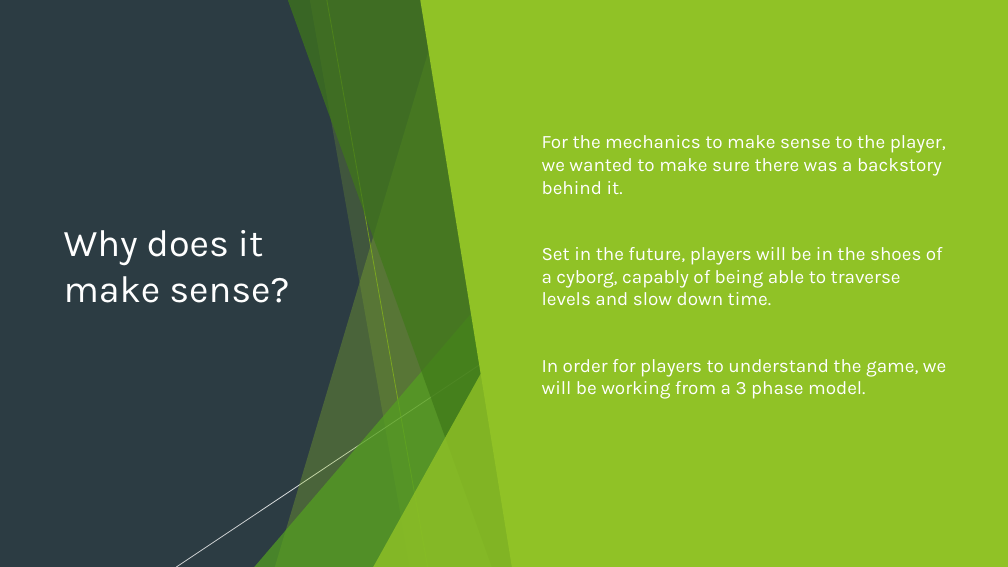
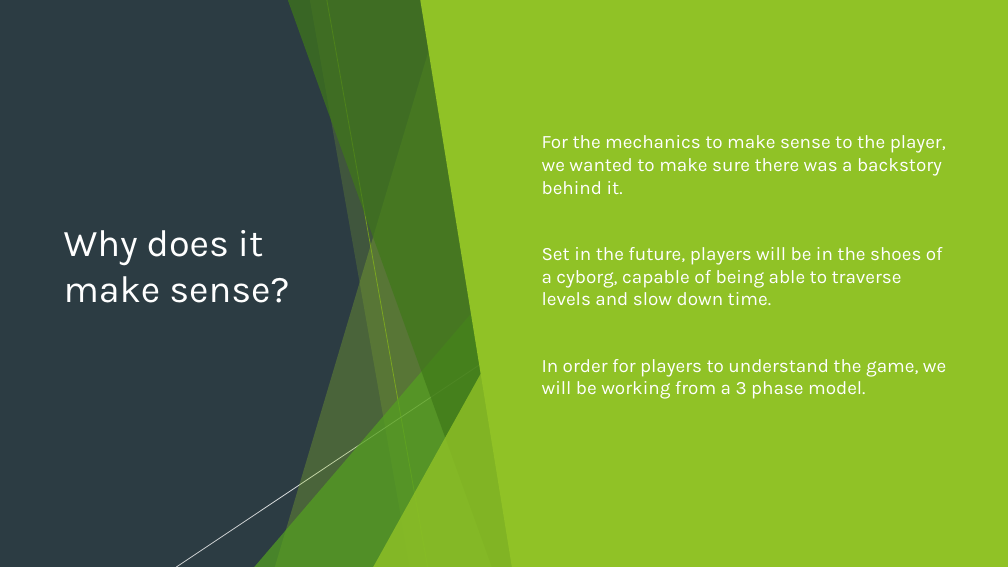
Before and after one commit to Pilokio/Tranzfuser, a slide deck: slide 3 of Virtual Pitch Presentation/Pitch.pptx. Drawn at 1008x567 pixels with LibreOffice and Linux fonts; fonts in the diff are those of the drawing. Boxes give left, top, right and bottom in pixels: in the first picture for what was removed or moved away, otherwise in the second. Text is boxed around its words. In the diff, an @@ line names an element or a change of style, - is before the commit and + after.

```diff
--- a/Virtual Pitch Presentation/Pitch.pptx
+++ b/Virtual Pitch Presentation/Pitch.pptx
@@ text at [542,247,943,306]: text changed @@
-▶ Set in the future, players will be in the shoes of a cyborg, capably of being able to traverse levels and slow down time.
+▶ Set in the future, players will be in the shoes of a cyborg, capable of being able to traverse levels and slow down time.
```
Also in this commit, not shown: 2 other files.
